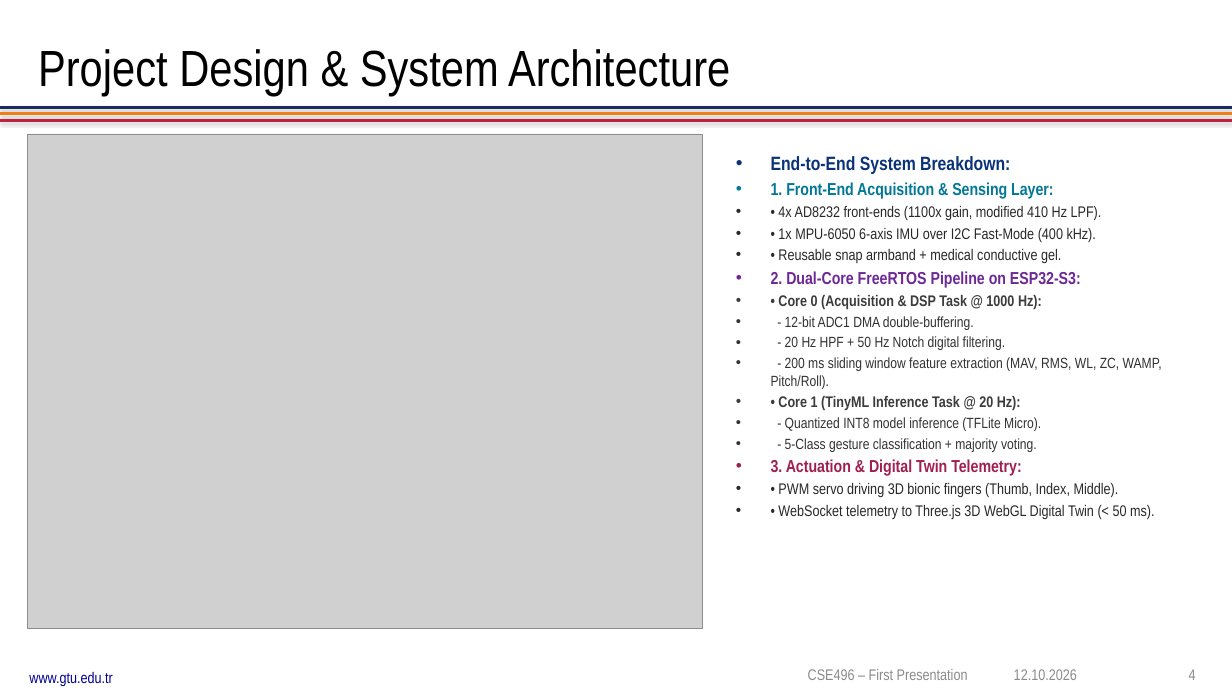
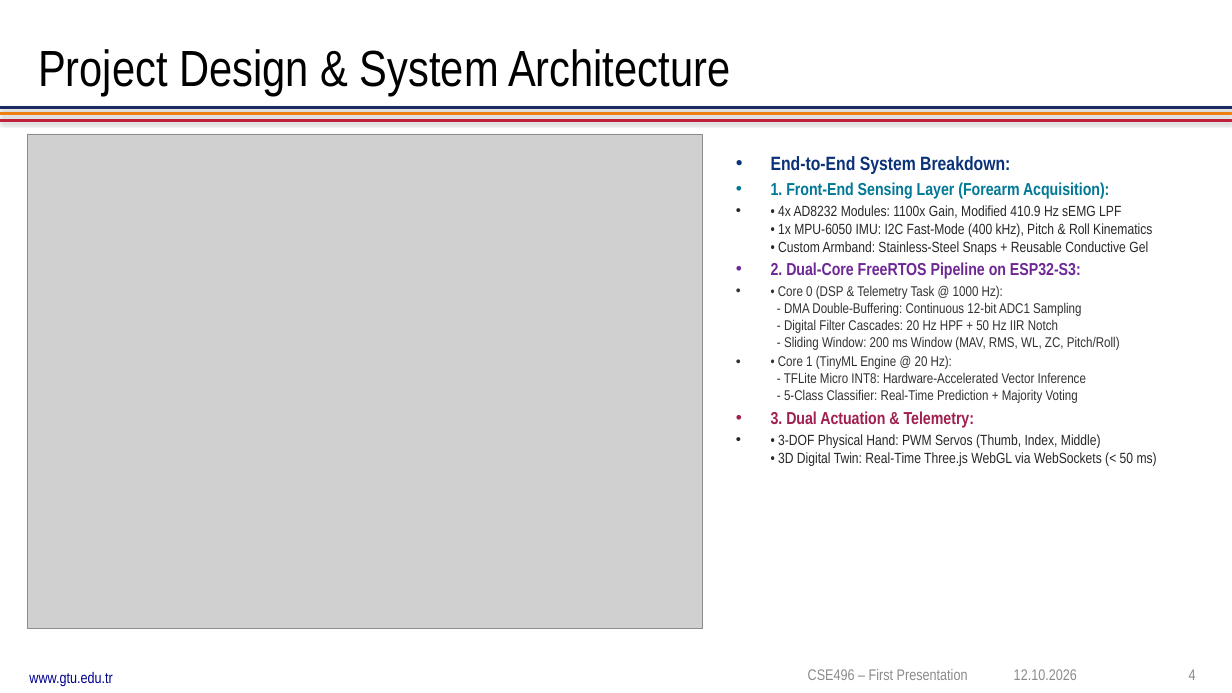
Before and after one commit to nziyak/nuada-bionic-hand-tinyml, a slide deck: slide 4 of docs/presentations/Nuada_Bionic_Hand_Project_Proposal_Presentation.pptx. Drawn at 1232x693 pixels with LibreOffice and Linux fonts; fonts in the diff are those of the drawing; grey boxes stand for pictures; background and template pictures are left out. Boxes give left, top, right and bottom in pixels: in the first picture for what was removed or moved away, otherwise in the second. Text is boxed around its words. In the diff, an @@ line names an element or a change of style, - is before the commit and + after.

```diff
--- a/docs/presentations/Nuada_Bionic_Hand_Project_Proposal_Presentation.pptx
+++ b/docs/presentations/Nuada_Bionic_Hand_Project_Proposal_Presentation.pptx
@@ text at bbox=[771, 182, 1152, 255]: text changed; size 12 to 11.5 pt @@
-• 1. Front-End Acquisition & Sensing Layer:
-• • 4x AD8232 front-ends (1100x gain, modified 410 Hz LPF).
-• • 1x MPU-6050 6-axis IMU over I2C Fast-Mode (400 kHz).
-• • Reusable snap armband + medical conductive gel.
+• 1. Front-End Sensing Layer (Forearm Acquisition):
+• • 4x AD8232 Modules: 1100x Gain, Modified 410.9 Hz sEMG LPF
+  • 1x MPU-6050 IMU: I2C Fast-Mode (400 kHz), Pitch & Roll Kinematics
+  • Custom Armband: Stainless-Steel Snaps + Reusable Conductive Gel
@@ text at bbox=[771, 286, 1157, 466]: text changed; size 11.5 to 11 pt @@
-• • Core 0 (Acquisition & DSP Task @ 1000 Hz):
-• - 12-bit ADC1 DMA double-buffering.
-• - 20 Hz HPF + 50 Hz Notch digital filtering.
-• - 200 ms sliding window feature extraction (MAV, RMS, WL, ZC, WAMP, Pitch/Roll).
-• • Core 1 (TinyML Inference Task @ 20 Hz):
-• - Quantized INT8 model inference (TFLite Micro).
-• - 5-Class gesture classification + majority voting.
-• 3. Actuation & Digital Twin Telemetry:
-• • PWM servo driving 3D bionic fingers (Thumb, Index, Middle).
-• • WebSocket telemetry to Three.js 3D WebGL Digital Twin (< 50 ms).
+• • Core 0 (DSP & Telemetry Task @ 1000 Hz):
+  - DMA Double-Buffering: Continuous 12-bit ADC1 Sampling
+  - Digital Filter Cascades: 20 Hz HPF + 50 Hz IIR Notch
+  - Sliding Window: 200 ms Window (MAV, RMS, WL, ZC, Pitch/Roll)
+• • Core 1 (TinyML Engine @ 20 Hz):
+  - TFLite Micro INT8: Hardware-Accelerated Vector Inference
+  - 5-Class Classifier: Real-Time Prediction + Majority Voting
+• 3. Dual Actuation & Telemetry:
+• • 3-DOF Physical Hand: PWM Servos (Thumb, Index, Middle)
+  • 3D Digital Twin: Real-Time Three.js WebGL via WebSockets (< 50 ms)
```
Also in this commit, not shown: 11 other slides changed, 2 slides added, 2 other files.
